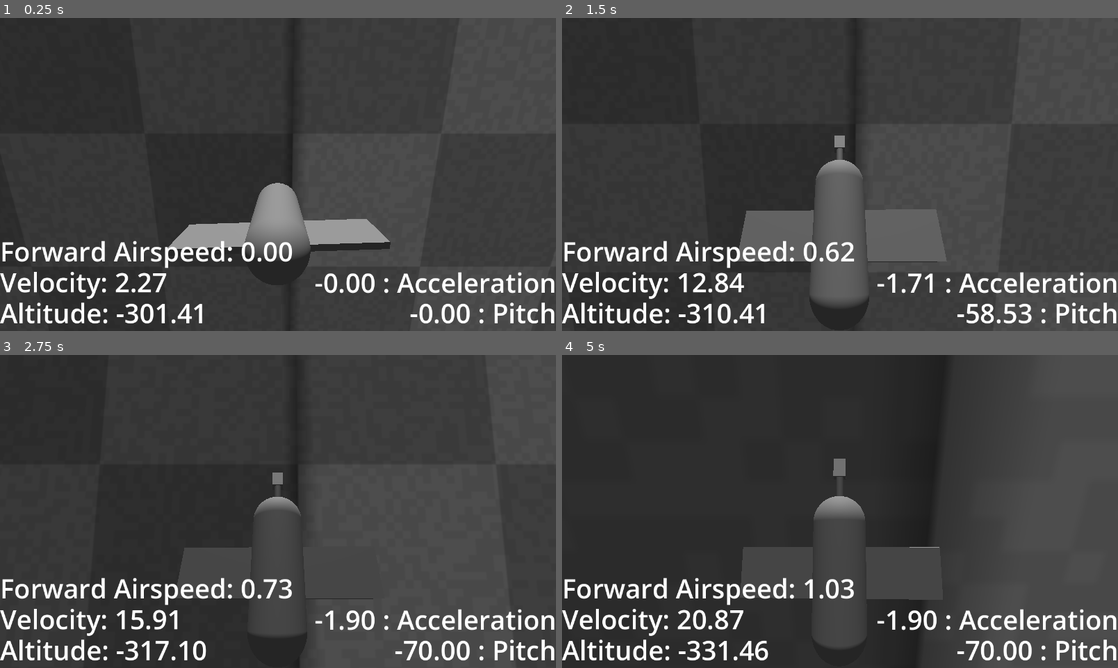
Above: before the commit, frames 1-4 (two rows, left to right).
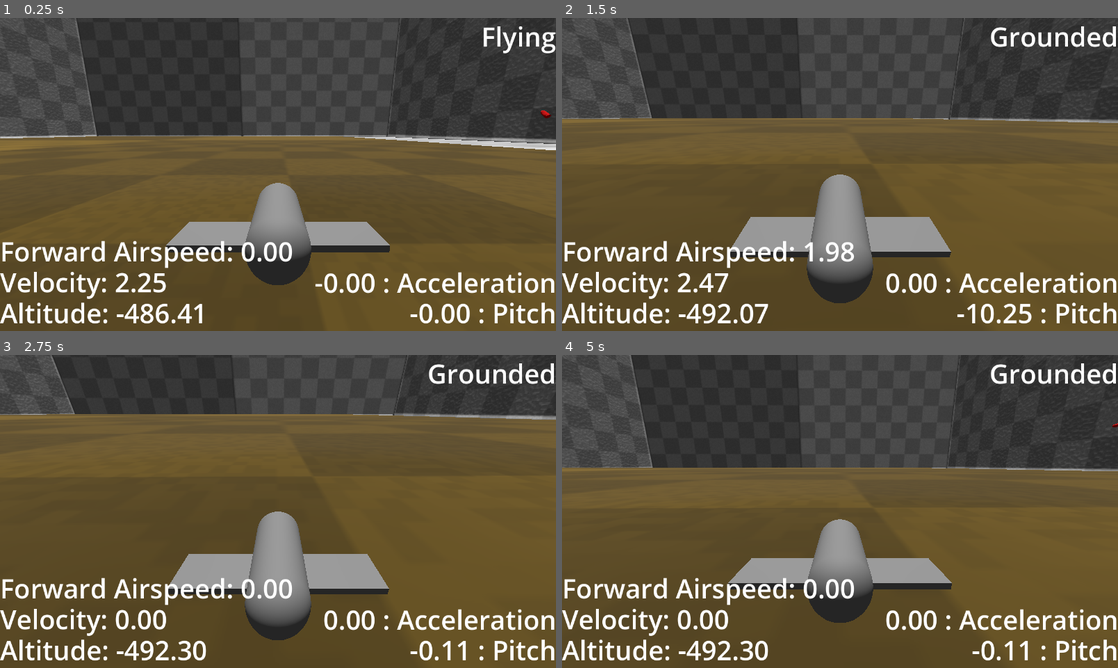
Above: after the commit, the same moments.

Repository: BeegFloppa15/Project_Airdrifter
Game: Godot game, scene res://Scenes/Levels/testing_scene_1.tscn
Two runs of this game, one before a commit and one after it. Both use one fixed random seed, a clock stepped at 60 frames per second and the inputs below.
Inputs (mouse positions are in pixels of both pictures, inside the frame that each line leads up to):
- Up to frame 1 (0.25 s): no input
- Up to frame 2 (1.5 s): move the mouse to (867, 174) at 0.52 s; hold Shift 0.53-1.28 s; hold S (pitch_up) from 0.53 s (still down); move the mouse to (812, 174) at 1.27 s; right-click (812, 174) at 1.35 s
- Up to frame 3 (2.75 s): keep holding S (pitch_up); tap Shift at 1.55 s; move the mouse to (289, 505) at 2.02 s; hold Shift from 2.03 s (still down)
- Up to frame 4 (5 s): keep holding S (pitch_up); move the mouse to (834, 517) at 2.77 s; release Shift at 2.78 s; tap Shift at 2.85, 3.8, 4.35 s; move the mouse to (878, 514) at 3.52 s; hold Right mouse button (free_look) 3.53-4.28 s; move the mouse to (795, 508) at 4.27 s

The runs differ from the first frame. In frame 1, 60% of the frame differs, in the area x 0-100%, y 0-100%; in frame 2, 69%; in frame 3, 80%; in frame 4, 72%.

Commit message:
Implemented Glider landing and taking off. Landing still causes glider to bounce too much, but making good progress

Diff:
--- a/airdrifter-v1/Gliders/ElytraGlider2.gd
+++ b/airdrifter-v1/Gliders/ElytraGlider2.gd
@@ -9,7 +9,22 @@
 var old_forward_velo: Vector3
 @export var forward_velocity: Vector3
 @export var acceleration : float = 0.0
-@export var minimum_speed : float = 50
+
+## The minimum length of forward velocity for the glider to be able to take off
+@export var stall_speed : float = 65.0
+
+## A type that will change the behavior of the glider, and its controls[br]
+## [b]NOTE[/b]: This is [u]DEFINITELY not the best way to implement this feature[/u]: all possible functionality in this one class, and changing what we do
+## with an if else statement. For future development, the strategy pattern or a state machine would be better, but I think that would entail refactoring a lot of code
+enum glider_state {
+	## Glider is not in contact with the ground or any other terrain
+	FLYING,
+	## Glider is in contact with the ground, forward velocity is FASTER than the stall speed needed to take off
+	ROLLING,
+	## Glider is in contact with the ground, forward velocity is not fast enough to take off
+	GROUNDED
+}
+@export var current_state: glider_state
 
 func _ready() -> void:
 	if use_this_cam:
@@ -18,6 +33,12 @@
 		$"CamRoot/Horz/Vert/3rdPerCamera".queue_free()
 
 	old_forward_velo = Vector3.ZERO
+
+	# if we are not contacting anything, the glider is flying
+	if get_contact_count() == 0:
+		current_state = glider_state.FLYING
+	else:
+		current_state = glider_state.GROUNDED
 
 func _integrate_forces(state: PhysicsDirectBodyState3D) -> void:
 
@@ -30,10 +51,17 @@
 	var forward_local_axis: Vector3 = Vector3(0, 0, 1)
 	forward_dir = (global_transform.basis * forward_local_axis).normalized()
 
-	# dot product between the forward direction and Vector3.UP:
-	#dot > 0 means glider pointed down
-	#dot < 0 means glider pointed up
-	acceleration = Vector3.UP.dot(forward_dir) * -2
+	if current_state == glider_state.FLYING:
+		# dot product between the forward direction and Vector3.UP:
+		#dot > 0 means glider pointed down
+		#dot < 0 means glider pointed up
+		acceleration = Vector3.UP.dot(forward_dir) * -2
+	else:
+		acceleration = 0
+		if Input.is_key_pressed(KEY_SHIFT):
+			physics_material_override.friction = 0.75
+		else:
+			physics_material_override.friction = 0.1
 
 	forward_velocity = forward_dir * (old_forward_velo.length() + acceleration)
 
@@ -47,13 +75,30 @@
 
 	old_forward_velo = state.linear_velocity.project(forward_dir)
 
+	# Changing the glider's state depending on if we contact the ground, and our forward speed
+	if state.get_contact_count() == 0:
+		current_state = glider_state.FLYING
+	else:
+		for i in state.get_contact_count():
+			var contact_collider = state.get_contact_collider_object(i)
+			if contact_collider.get_collision_layer() == 4:
+				if forward_velocity.length() > stall_speed:
+					current_state = glider_state.ROLLING
+				else:
+					current_state = glider_state.GROUNDED
+				break
+
+
 func _physics_process(delta: float) -> void:
 	#Clamping values to stop unwanted rotational behavior (my silly billy ahh ahh keeps forgetting
 	# to do deg_to_rad
 	rotation = rotation.clamp(Vector3(deg_to_rad(-70.0), -10, 0.0), Vector3(deg_to_rad(70.0), 10, 0.0))
 
+
+
 ## Input: a vector3 that represents the glider's forward velocity.
 ## If the forward velocity is slower than some stall threshold, force the glider to pitch down
+## @deprecated : this method sucks
 func calculate_stall(forward_velocity: Vector3):
 	var stall_speed = 10
 	if forward_velocity.length() < stall_speed:
@@ -75,9 +120,29 @@
 	if Input.is_action_pressed("bank_right"):
 		apply_torque(Vector3(0, -1, 0) * rotation_torque)
 
-	# Player input to handle chaning pitch
-	var left_vector = (global_transform.basis * Vector3.MODEL_LEFT).normalized()
-	if Input.is_action_pressed("pitch_down"):
-		apply_torque(left_vector * rotation_torque)
-	if Input.is_action_pressed("pitch_up"):
-		apply_torque(left_vector * rotation_torque * -1.0)
+	if current_state == glider_state.FLYING:
+		# Player input to handle chaning pitch
+		var left_vector = (global_transform.basis * Vector3.MODEL_LEFT).normalized()
+		if Input.is_action_pressed("pitch_down"):
+			apply_torque(left_vector * rotation_torque)
+		if Input.is_action_pressed("pitch_up"):
+			apply_torque(left_vector * rotation_torque * -1.0)
+
+	elif current_state == glider_state.ROLLING:
+		if Input.is_action_pressed("pitch_up"):
+			var left_vector = (global_transform.basis * Vector3.MODEL_LEFT).normalized()
+			apply_torque(left_vector * rotation_torque * -1.0)
+
+	else:
+		if Input.is_action_pressed("pitch_down"):
+			var push_force = 50.0
+			apply_central_force(forward_dir * push_force)
+
+
+#func _on_body_entered(body: Node) -> void:
+	#print("hit something")
+	#if body.get_collision_layer() == 4:
+		#if forward_velocity.length() > stall_speed:
+			#current_state = glider_state.ROLLING
+		#else:
+			#current_state = glider_state.GROUNDED
--- a/airdrifter-v1/Gliders/Glider_Mesh_Rotater.gd
+++ b/airdrifter-v1/Gliders/Glider_Mesh_Rotater.gd
@@ -7,6 +7,7 @@
 	parent_glider = get_parent_node_3d()
 
 func _process(delta: float) -> void:
-	rotation.z = deg_to_rad(rotation_curve.sample(rad_to_deg(parent_glider.angular_velocity.y)))
-	#print(rotation_curve.sample(parent_glider.angular_velocity.y))
-	#print(rotation.z)
+	if parent_glider.current_state == 0:
+		rotation.z = deg_to_rad(rotation_curve.sample(rad_to_deg(parent_glider.angular_velocity.y)))
+	else:
+		rotation_degrees.z = lerp(rotation_degrees.z, 0.0, delta * 5)
--- a/airdrifter-v1/Gliders/glider_v_1.tscn
+++ b/airdrifter-v1/Gliders/glider_v_1.tscn
@@ -5,11 +5,11 @@
 [ext_resource type="Script" uid="uid://c2eejtchhy414" path="res://Scripts/cam_root.gd" id="3_6y5t4"]
 
 [sub_resource type="PhysicsMaterial" id="PhysicsMaterial_eub4b"]
-friction = 5.0
+friction = 0.1
 
 [sub_resource type="Curve" id="Curve_6y5t4"]
 _limits = [-40.0, 40.0, -110.0, 110.0]
-_data = [Vector2(-110, 40), 0.0, -0.0721771, 0, 0, Vector2(110, -40), 0.0, 0.0, 0, 0]
+_data = [Vector2(-110, 40), 0.0, 0.0, 0, 0, Vector2(110, -40), 0.0, 0.0, 0, 0]
 point_count = 2
 
 [sub_resource type="BoxMesh" id="BoxMesh_5gnin"]
@@ -31,10 +31,12 @@
 mass = 10.0
 physics_material_override = SubResource("PhysicsMaterial_eub4b")
 inertia = Vector3(50, 50, 50)
-linear_damp_mode = 1
+contact_monitor = true
+max_contacts_reported = 8
 linear_damp = 0.05
 angular_damp = 2.0
 script = ExtResource("1_fv0t4")
+current_state = 2
 
 [node name="Mesh" type="Node3D" parent="."]
 script = ExtResource("2_8s163")
@@ -74,3 +76,5 @@
 
 [node name="3rdPerCamera" type="Camera3D" parent="CamRoot/Horz/Vert"]
 transform = Transform3D(-1, 0, -8.74228e-08, 0, 1, 0, 8.74228e-08, 0, -1, -3.49691e-07, 0.580999, -4)
+
+[connection signal="body_entered" from="." to="." method="_on_body_entered"]
--- a/airdrifter-v1/Scenes/Levels/testing_scene_1.tscn
+++ b/airdrifter-v1/Scenes/Levels/testing_scene_1.tscn
@@ -30,6 +30,9 @@
 [sub_resource type="BoxShape3D" id="BoxShape3D_dmsko"]
 size = Vector3(116, 212, 50)
 
+[sub_resource type="BoxShape3D" id="BoxShape3D_4o4mv"]
+size = Vector3(75, 110, 260)
+
 [sub_resource type="BoxShape3D" id="BoxShape3D_1m6sy"]
 size = Vector3(3000, 2, 6026)
 
@@ -39,7 +42,7 @@
 transform = Transform3D(-1, -1.69879e-08, 8.57563e-08, 2.26267e-08, 0.89722, 0.441584, -8.44439e-08, 0.441584, -0.89722, -15.2671, 26.0978, -12.671)
 
 [node name="Glider V1" parent="." instance=ExtResource("1_ub46j")]
-transform = Transform3D(1, -2.98023e-08, 0, 2.98023e-08, 1, 0, -1.77636e-15, 0, 1, 5.00001, -301.13, 434)
+transform = Transform3D(1, -2.98023e-08, 0, 2.98023e-08, 1, 0, -1.77636e-15, 0, 1, -123, -486.13, 786)
 use_this_cam = true
 
 [node name="Glider V2" parent="." instance=ExtResource("2_hi084")]
@@ -134,6 +137,18 @@
 theme_override_font_sizes/font_size = 61
 text = ":\"Acceleration\""
 
+[node name="StatusLabel" type="Label" parent="Debug UI"]
+layout_mode = 1
+anchors_preset = 1
+anchor_left = 1.0
+anchor_right = 1.0
+offset_left = -462.0
+offset_bottom = 84.0
+grow_horizontal = 0
+theme_override_font_sizes/font_size = 61
+text = "Grounded"
+horizontal_alignment = 2
+
 [node name="WorldEnvironment" type="WorldEnvironment" parent="."]
 environment = SubResource("Environment_pr04o")
 
@@ -211,6 +226,19 @@
 [node name="Marker3D" type="Marker3D" parent="Wind Areas/Wind Area2"]
 transform = Transform3D(1, 0, 0, 0, -4.37114e-08, -1, 0, 1, -4.37114e-08, 1, 0, 0)
 
+[node name="Wind Area3" parent="Wind Areas" instance=ExtResource("5_hi084")]
+transform = Transform3D(1, 0, 0, 0, 1, 0, 0, 0, 1, -188.519, -480.794, 833.236)
+wind_force_magnitude = 300.0
+wind_source_path = NodePath("Marker3D")
+
+[node name="CollisionShape3D" type="CollisionShape3D" parent="Wind Areas/Wind Area3"]
+transform = Transform3D(1, 0, 0, 0, 1, 0, 0, 0, 1, 0, 42.5, 105)
+shape = SubResource("BoxShape3D_4o4mv")
+
+[node name="Marker3D" type="Marker3D" parent="Wind Areas/Wind Area3"]
+transform = Transform3D(1, 0, 0, 0, -1, 8.74228e-08, 0, -8.74228e-08, -1, 0, 0, 0)
+gizmo_extents = 10.0
+
 [node name="TP_Debugging" type="Node" parent="."]
 
 [node name="TP_Area" parent="TP_Debugging" node_paths=PackedStringArray("height_marker") instance=ExtResource("6_dmsko")]
--- a/airdrifter-v1/Scripts/cam_root.gd
+++ b/airdrifter-v1/Scripts/cam_root.gd
@@ -10,7 +10,7 @@
 var v_accel = 10
 
 func _ready() -> void:
-	Input.set_mouse_mode(Input.MOUSE_MODE_CAPTURED)
+	Input.set_mouse_mode(Input.MOUSE_MODE_VISIBLE)
 
 func _input(event: InputEvent) -> void:
 	if Input.is_action_pressed("free_look") and event is InputEventMouseMotion:
--- a/airdrifter-v1/debug_ui.gd
+++ b/airdrifter-v1/debug_ui.gd
@@ -8,3 +8,11 @@
 	$"AoA Label".set_text("%0.2f : Pitch" %glider_object.rotation_degrees.x)
 	$AirspeedLabel.set_text("Forward Airspeed: %0.2f" %glider_object.forward_velocity.length())
 	$AccelLabel.set_text("%0.2f : Acceleration" %glider_object.acceleration)
+	var status_text: String
+	if glider_object.current_state == 0:
+		status_text = "Flying"
+	elif glider_object.current_state == 1:
+		status_text = "Rolling"
+	else:
+		status_text = "Grounded"
+	$StatusLabel.set_text(status_text)
--- a/airdrifter-v1/project.godot
+++ b/airdrifter-v1/project.godot
@@ -59,7 +59,3 @@
 3d_physics/layer_2="Player"
 3d_physics/layer_3="Terrain"
 3d_physics/layer_4="Hazard_Terrain"
-
-[physics]
-
-3d/physics_engine="Jolt Physics"
Not shown: 1 places in airdrifter-v1/Scenes/Levels/testing_scene_1.tscn that only renumber resources
